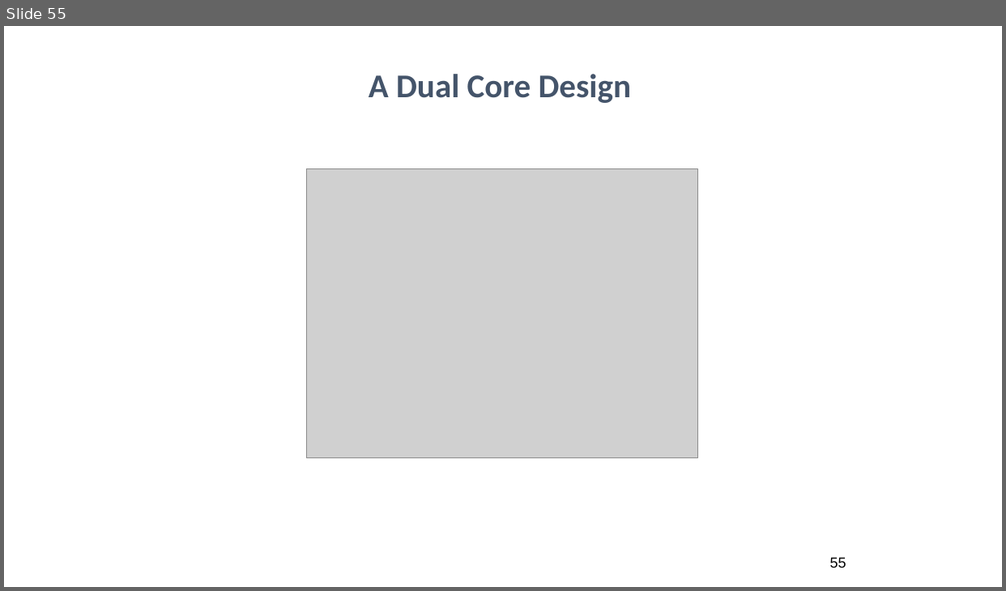
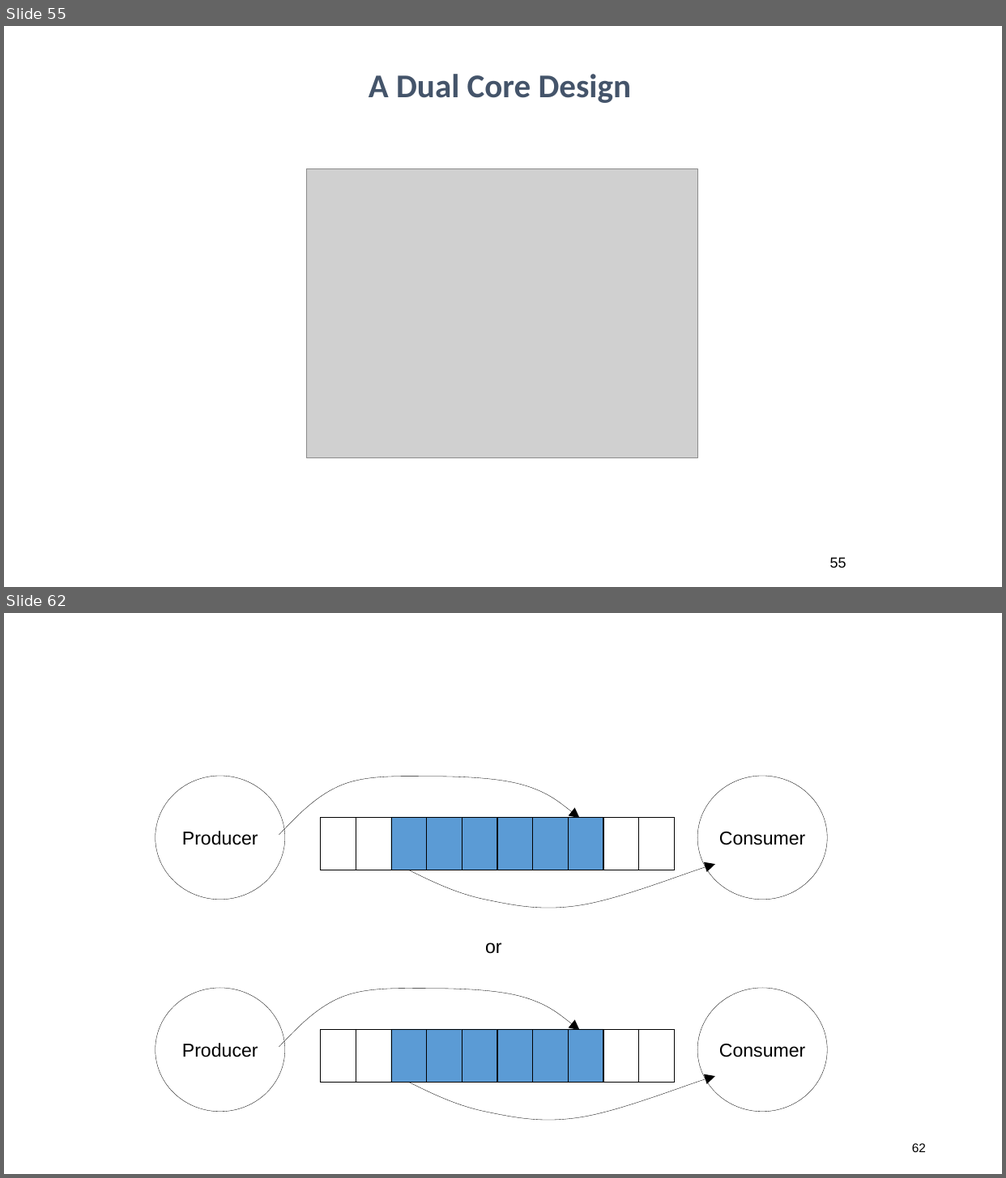
Before and after one commit to ahadsuleymanli/BHOS_IT_19_1, a slide deck: WEEK13/Week 13.pptx. Shown one above the other, each under a label of ours: slide 55 before the commit, slides 55 and 62 after it; the slides between them are not shown. The pictures are 1006x591 and 1006x1178 pixels, drawn with LibreOffice and Linux fonts; fonts in the diff are those of the drawing; grey boxes stand for pictures. Boxes give left, top, right and bottom in pixels: in the first picture for what was removed or moved away, otherwise in the second. Text is boxed around its words. In the diff, an @@ line names an element or a change of style, - is before the commit and + after.

```diff
--- a/WEEK13/Week 13.pptx
+++ b/WEEK13/Week 13.pptx
@@ slide 62 added at (4,613,1002,1174), background #FFFFFF @@
@@ ellipse added at (155,776,285,900), outline #000000 0.25 pt, 18 pt, text #000000 @@
+Producer
@@ freeform shape added at (279,775,581,835), outline #000000 0.25 pt @@
@@ ellipse added at (698,776,828,900), outline #000000 0.25 pt, 18 pt, text #000000 @@
+Consumer
@@ rectangle added at (321,817,356,871), outline #000000 0.25 pt @@
@@ rectangle added at (356,817,391,871), outline #000000 0.25 pt @@
@@ rectangle added at (391,817,426,871), fill #5B9BD5, outline #000000 0.25 pt @@
@@ rectangle added at (391,817,426,871), outline #000000 0.25 pt @@
@@ rectangle added at (426,817,462,871), fill #5B9BD5, outline #000000 0.25 pt @@
@@ rectangle added at (462,817,496,871), fill #5B9BD5, outline #000000 0.25 pt @@
@@ rectangle added at (497,817,533,871), fill #5B9BD5, outline #000000 0.25 pt @@
@@ rectangle added at (533,817,568,871), fill #5B9BD5, outline #000000 0.25 pt @@
@@ rectangle added at (568,817,603,871), fill #5B9BD5, outline #000000 0.25 pt @@
@@ rectangle added at (603,817,639,871), outline #000000 0.25 pt @@
@@ rectangle added at (639,817,674,871), outline #000000 0.25 pt @@
@@ freeform shape added at (409,865,716,912), outline #000000 0.25 pt @@
@@ text added at (485,943,502,954), 18 pt, text #000000 @@
+or
@@ ellipse added at (155,988,285,1112), outline #000000 0.25 pt, 18 pt, text #000000 @@
+Producer
@@ freeform shape added at (279,987,581,1047), outline #000000 0.25 pt @@
@@ ellipse added at (698,988,828,1112), outline #000000 0.25 pt, 18 pt, text #000000 @@
+Consumer
@@ rectangle added at (321,1029,356,1082), outline #000000 0.25 pt @@
@@ rectangle added at (356,1029,391,1082), outline #000000 0.25 pt @@
@@ rectangle added at (391,1029,426,1082), fill #5B9BD5, outline #000000 0.25 pt @@
@@ rectangle added at (391,1029,426,1082), outline #000000 0.25 pt @@
@@ rectangle added at (426,1029,462,1082), fill #5B9BD5, outline #000000 0.25 pt @@
@@ rectangle added at (462,1029,496,1082), fill #5B9BD5, outline #000000 0.25 pt @@
@@ rectangle added at (497,1029,533,1082), fill #5B9BD5, outline #000000 0.25 pt @@
@@ rectangle added at (533,1029,568,1082), fill #5B9BD5, outline #000000 0.25 pt @@
@@ rectangle added at (568,1029,603,1082), fill #5B9BD5, outline #000000 0.25 pt @@
@@ rectangle added at (603,1029,639,1082), outline #000000 0.25 pt @@
@@ rectangle added at (639,1029,674,1082), outline #000000 0.25 pt @@
@@ freeform shape added at (409,1076,716,1123), outline #000000 0.25 pt @@
@@ page number added at (912,1144,926,1152), 12 pt, text #000000 @@
+62
```
Also in this commit, not shown: 82 other slides added.
